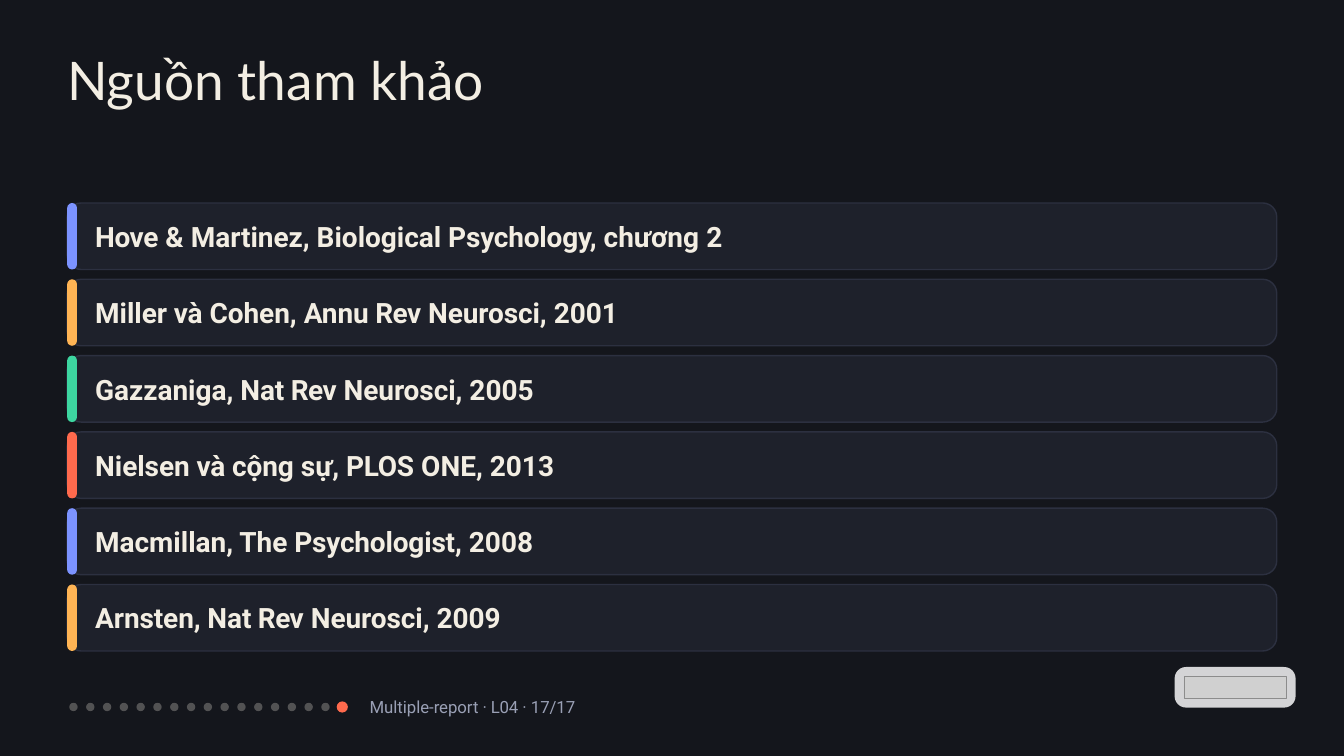
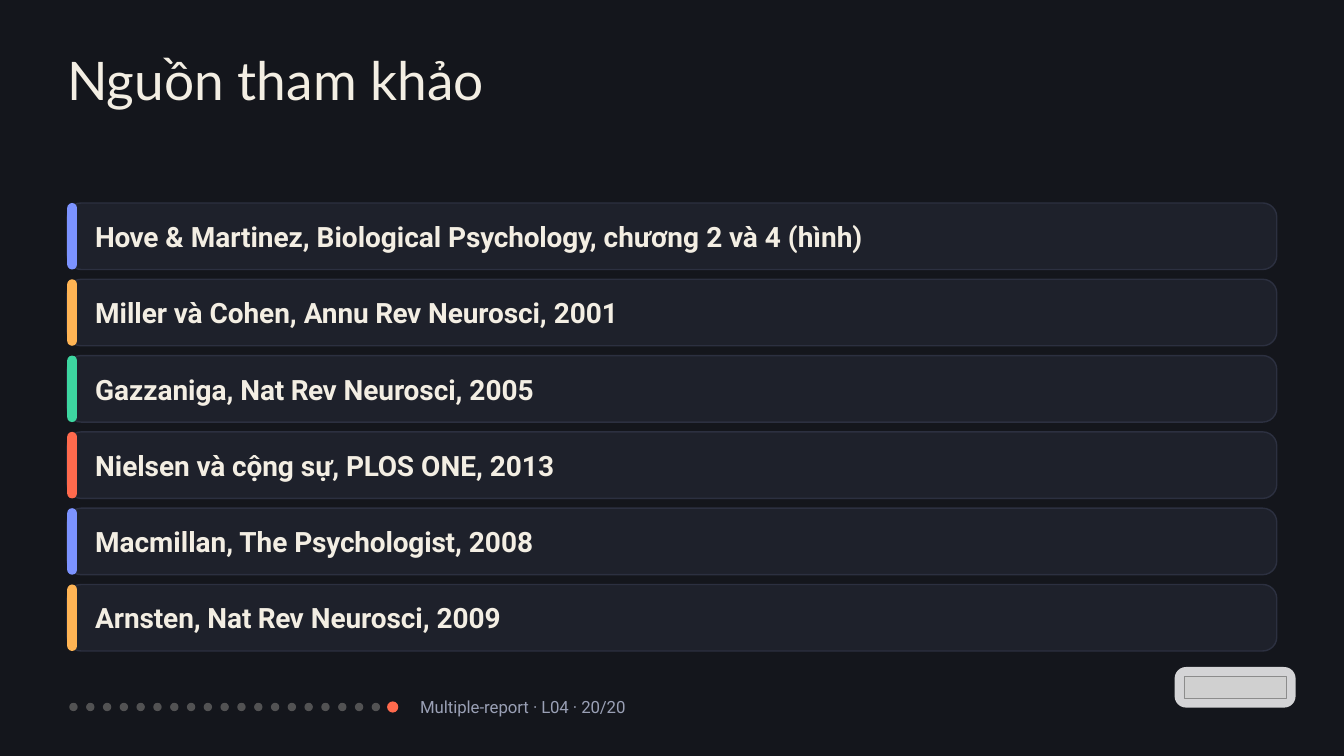
Before and after one commit to vohoailinh90/Multiple-report, a slide deck: slide 20 of lessons/L04/L04.pptx (slide 17 before the commit). Drawn at 1344x756 pixels with LibreOffice and Linux fonts; fonts in the diff are those of the drawing; grey boxes stand for pictures. Boxes give left, top, right and bottom in pixels: in the first picture for what was removed or moved away, otherwise in the second. Text is boxed around its words. In the diff, an @@ line names an element or a change of style, - is before the commit and + after.

```diff
--- a/lessons/L04/L04.pptx
+++ b/lessons/L04/L04.pptx
@@ text at (x1=95, y1=225, x2=862, y2=253): text changed @@
-Hove & Martinez, Biological Psychology, chương 2
+Hove & Martinez, Biological Psychology, chương 2 và 4 (hình)
@@ ellipse at (x1=338, y1=703, x2=346, y2=711): fill #FF6A4D to #F3EEE3 at 28% opacity @@
@@ ellipse added at (x1=355, y1=703, x2=363, y2=711), fill #F3EEE3 at 28% opacity @@
@@ ellipse added at (x1=372, y1=703, x2=380, y2=711), fill #F3EEE3 at 28% opacity @@
@@ ellipse added at (x1=387, y1=702, x2=398, y2=713), fill #FF6A4D @@
@@ text at (x1=420, y1=700, x2=625, y2=717): text changed @@
-Multiple-report · L04 · 17/17
+Multiple-report · L04 · 20/20
```
Also in this commit, not shown: 15 other slides changed, 3 slides added, 43 other files.
